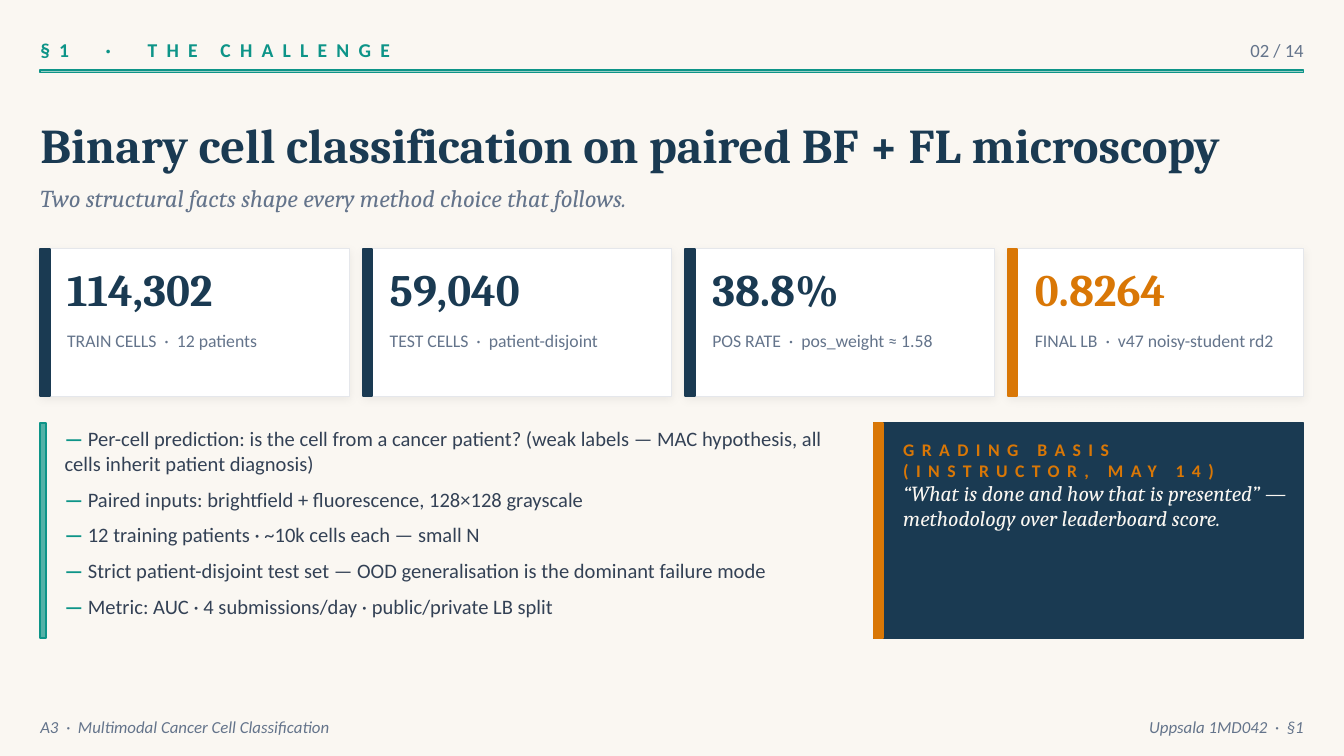
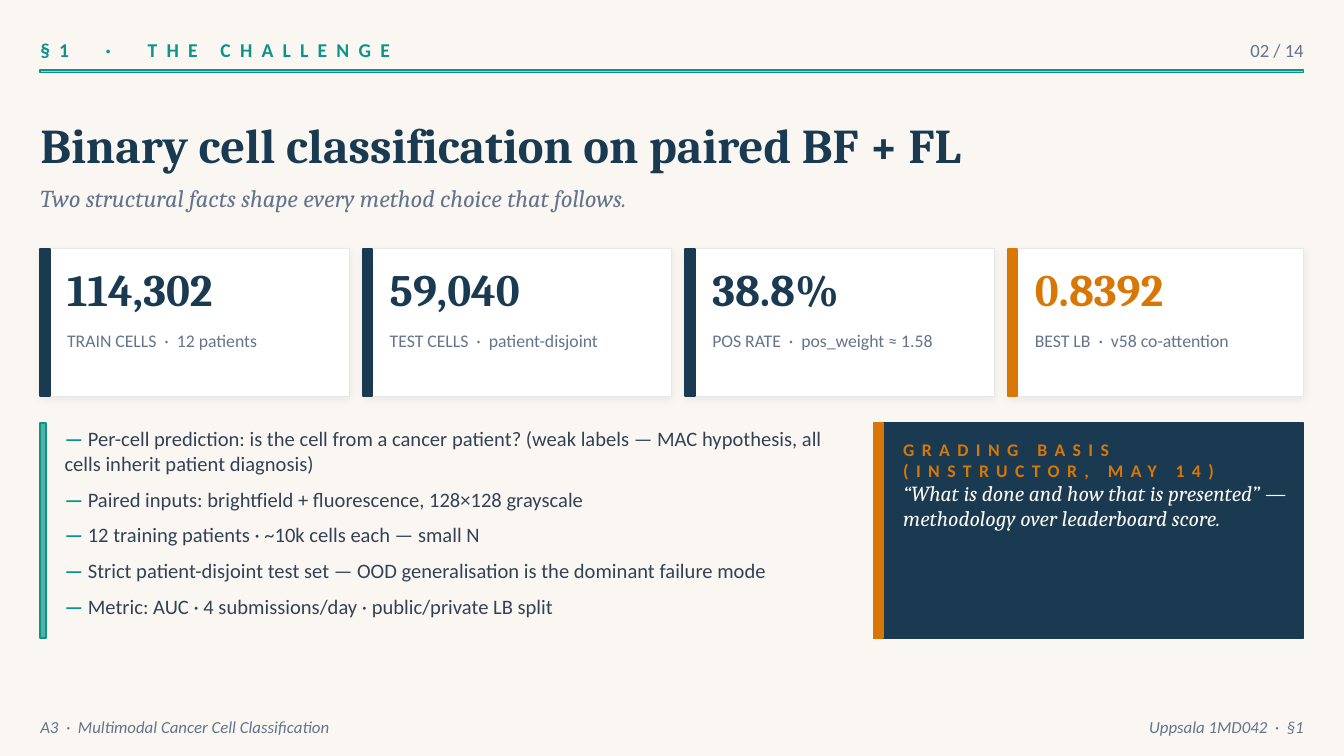
Before and after one commit to rafallex/multimodal-microscopy-distillation, a slide deck: slide 2 of presentation/A3_cancer_challenge_claude.pptx. Drawn at 1344x756 pixels with LibreOffice and Linux fonts; fonts in the diff are those of the drawing. Boxes give left, top, right and bottom in pixels: in the first picture for what was removed or moved away, otherwise in the second. Text is boxed around its words. In the diff, an @@ line names an element or a change of style, - is before the commit and + after.

```diff
--- a/presentation/A3_cancer_challenge_claude.pptx
+++ b/presentation/A3_cancer_challenge_claude.pptx
@@ text at <box>40,128,961,174</box>: text changed @@
-Binary cell classification on paired BF + FL microscopy
+Binary cell classification on paired BF + FL
@@ text at <box>1035,275,1163,307</box>: text changed @@
-0.8264
+0.8392
@@ text at <box>1035,335,1229,347</box>: text changed @@
-FINAL LB · v47 noisy-student rd2
+BEST LB · v58 co-attention
```
Also in this commit, not shown: 6 other slides changed, 6 other files.
